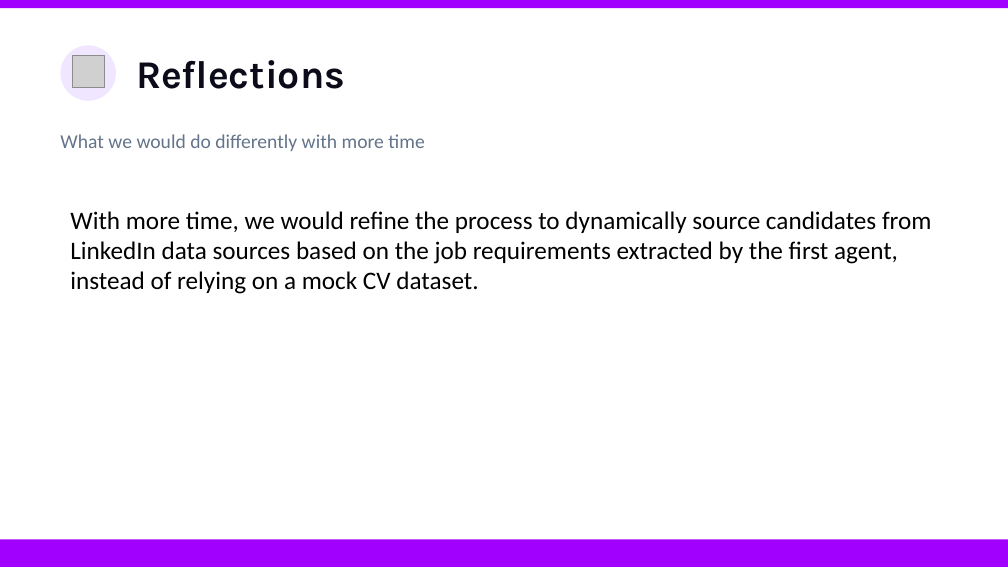
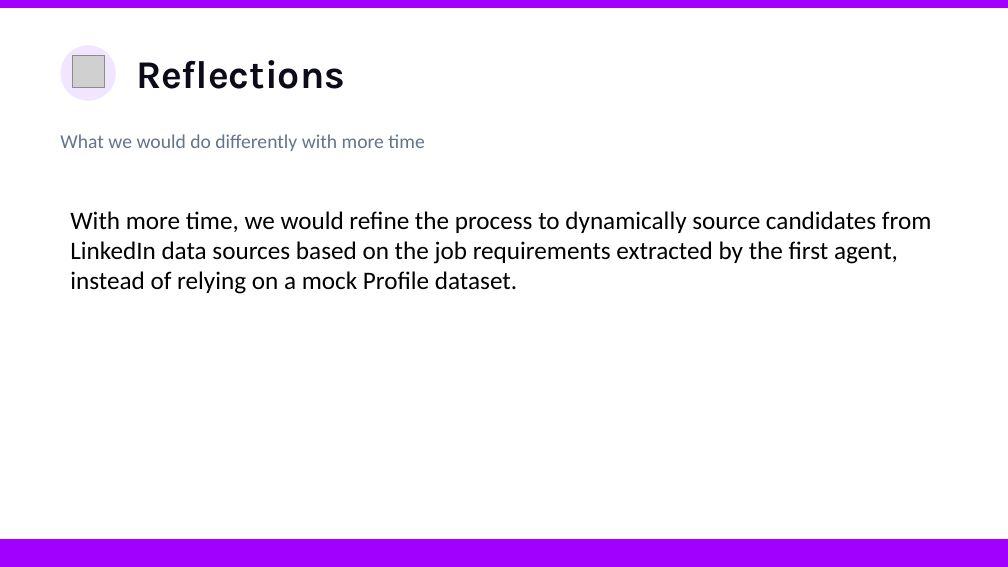
Before and after one commit to soarlua/talentmatch, a slide deck: slide 4 of docs/PITCH_DEMO.pptx. Drawn at 1008x567 pixels with LibreOffice and Linux fonts; fonts in the diff are those of the drawing; grey boxes stand for pictures. Boxes give left, top, right and bottom in pixels: in the first picture for what was removed or moved away, otherwise in the second. Text is boxed around its words. In the diff, an @@ line names an element or a change of style, - is before the commit and + after.

Commit message:
feat:agent separation and frontend fixes

```diff
--- a/docs/PITCH_DEMO.pptx
+++ b/docs/PITCH_DEMO.pptx
@@ text at (70,211,931,294): text changed @@
-With more time, we would refine the process to dynamically source candidates from LinkedIn data sources based on the job requirements extracted by the first agent, instead of relying on a mock CV dataset.
+With more time, we would refine the process to dynamically source candidates from LinkedIn data sources based on the job requirements extracted by the first agent, instead of relying on a mock Profile dataset.
```
Also in this commit, not shown: 1 other slide changed, 6 other files.
